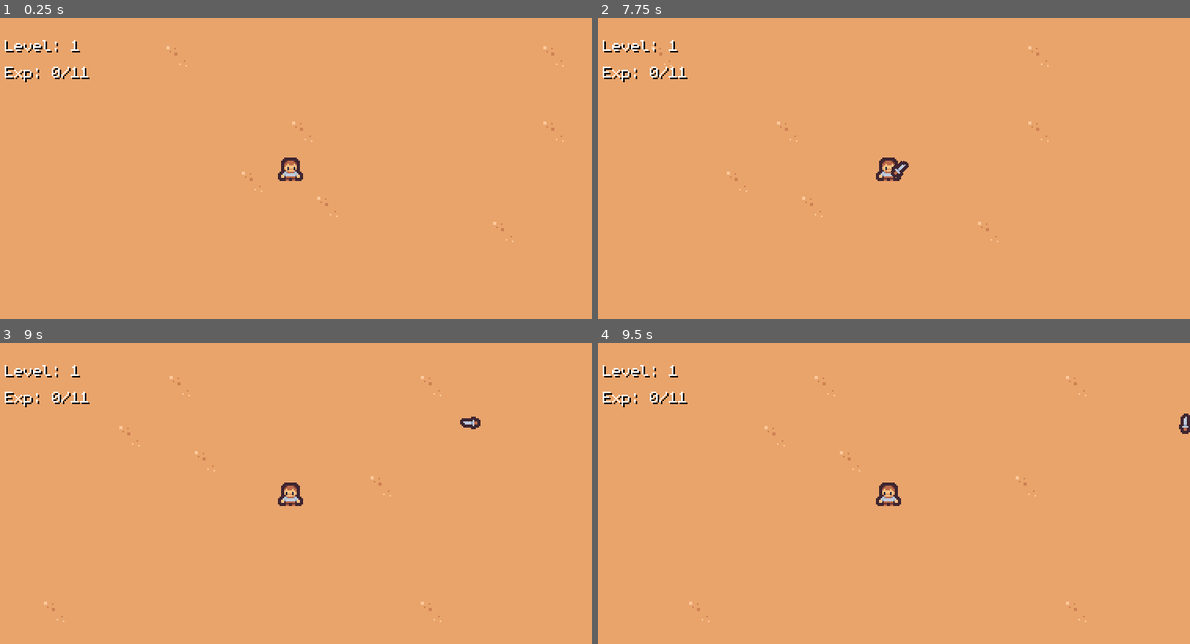
Above: before the commit, frames 1-4 (two rows, left to right).
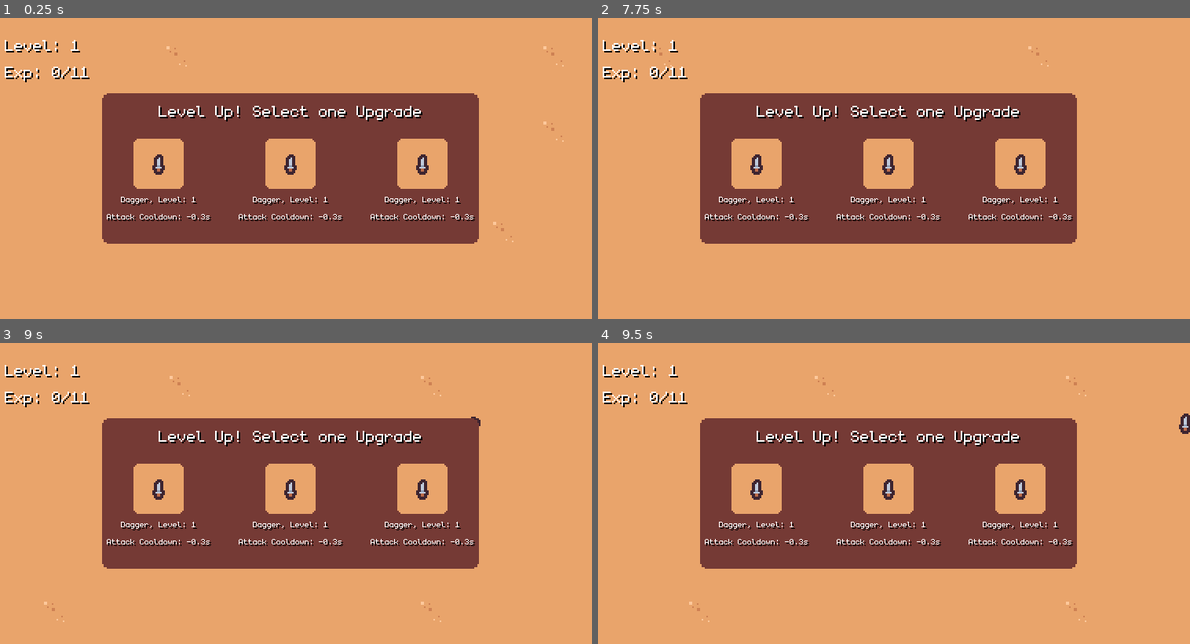
Above: after the commit, the same moments.

Repository: Bandeiraa/vampire_survivors_clone
Game: Godot game, scene res://scenes/management/game_level.tscn
Two runs of this game, one before a commit and one after it. Both use one fixed random seed, a clock stepped at 60 frames per second and the inputs below.
Inputs:
- Up to frame 1 (0.25 s): no input
- Up to frame 2 (7.75 s): tap Enter at 0.5 s; hold Right (ui_right) 0.53-1.28 s; hold Down (ui_down) 1.28-2.03 s; hold Right (ui_right) 2.03-2.78 s; hold Up (ui_up) 2.78-3.53 s; hold Left (ui_left) 3.53-5.03 s; hold Down (ui_down) 5.03-5.78 s; hold Right (ui_right) 5.78-6.53 s; hold Up (ui_up) 6.53-7.28 s; hold Right (ui_right) from 7.28 s (still down)
- Up to frame 3 (9 s): release Right (ui_right) at 8.03 s; hold Down (ui_down) 8.03-8.78 s; hold Left (ui_left) from 8.78 s (still down)
- Up to frame 4 (9.5 s): keep holding Left (ui_left)

The runs differ from the first frame. In frame 1, 28% of the frame differs, in the area x 17-81%, y 25-75%; in frame 2, 28%; in frame 3, 28%; in frame 4, 28%.

Commit message:
level up spell container

Diff:
--- /dev/null
+++ b/scenes/management/exp_container.tscn
@@ -0,0 +1,35 @@
+[gd_scene load_steps=3 format=2]
+
+[ext_resource path="res://assets/font/monogram.ttf" type="DynamicFontData" id=1]
+
+[sub_resource type="DynamicFont" id=1]
+font_data = ExtResource( 1 )
+
+[node name="ExpContainer" type="Control"]
+anchor_right = 1.0
+anchor_bottom = 1.0
+
+[node name="VContainer" type="VBoxContainer" parent="."]
+margin_left = 10.0
+margin_top = 10.0
+margin_right = 80.0
+margin_bottom = 30.0
+
+[node name="Level" type="Label" parent="VContainer"]
+margin_right = 80.0
+margin_bottom = 13.0
+rect_min_size = Vector2( 80, 0 )
+custom_colors/font_color_shadow = Color( 0, 0, 0, 1 )
+custom_fonts/font = SubResource( 1 )
+text = "Level: 100"
+valign = 1
+
+[node name="CurrentExp" type="Label" parent="VContainer"]
+margin_top = 17.0
+margin_right = 80.0
+margin_bottom = 30.0
+rect_min_size = Vector2( 80, 0 )
+custom_colors/font_color_shadow = Color( 0, 0, 0, 1 )
+custom_fonts/font = SubResource( 1 )
+text = "Exp: 0/36"
+valign = 1
--- a/scenes/management/interface.tscn
+++ b/scenes/management/interface.tscn
@@ -1,39 +1,12 @@
 [gd_scene load_steps=4 format=2]
 
-[ext_resource path="res://assets/font/monogram.ttf" type="DynamicFontData" id=1]
+[ext_resource path="res://scenes/management/exp_container.tscn" type="PackedScene" id=1]
 [ext_resource path="res://scripts/management/interface.gd" type="Script" id=2]
-
-[sub_resource type="DynamicFont" id=1]
-font_data = ExtResource( 1 )
+[ext_resource path="res://scenes/management/level_up_container.tscn" type="PackedScene" id=3]
 
 [node name="Interface" type="CanvasLayer" groups=["interface"]]
 script = ExtResource( 2 )
 
-[node name="ExpContainer" type="Control" parent="."]
-anchor_right = 1.0
-anchor_bottom = 1.0
+[node name="ExpContainer" parent="." instance=ExtResource( 1 )]
 
-[node name="VContainer" type="VBoxContainer" parent="ExpContainer"]
-margin_left = 10.0
-margin_top = 10.0
-margin_right = 80.0
-margin_bottom = 30.0
-
-[node name="Level" type="Label" parent="ExpContainer/VContainer"]
-margin_right = 80.0
-margin_bottom = 13.0
-rect_min_size = Vector2( 80, 0 )
-custom_colors/font_color_shadow = Color( 0, 0, 0, 1 )
-custom_fonts/font = SubResource( 1 )
-text = "Level: 100"
-valign = 1
-
-[node name="CurrentExp" type="Label" parent="ExpContainer/VContainer"]
-margin_top = 17.0
-margin_right = 80.0
-margin_bottom = 30.0
-rect_min_size = Vector2( 80, 0 )
-custom_colors/font_color_shadow = Color( 0, 0, 0, 1 )
-custom_fonts/font = SubResource( 1 )
-text = "Exp: 0/36"
-valign = 1
+[node name="LevelUpContainer" parent="." instance=ExtResource( 3 )]
--- /dev/null
+++ b/scenes/management/level_up_container.tscn
@@ -0,0 +1,65 @@
+[gd_scene load_steps=5 format=2]
+
+[ext_resource path="res://assets/interface/spell_background_container.png" type="Texture" id=1]
+[ext_resource path="res://scenes/management/spell_slot.tscn" type="PackedScene" id=2]
+[ext_resource path="res://assets/font/monogram.ttf" type="DynamicFontData" id=3]
+
+[sub_resource type="DynamicFont" id=2]
+font_data = ExtResource( 3 )
+
+[node name="LevelUpContainer" type="Control"]
+anchor_right = 1.0
+anchor_bottom = 1.0
+
+[node name="BackgroundTexture" type="TextureRect" parent="."]
+anchor_left = 0.5
+anchor_top = 0.5
+anchor_right = 0.5
+anchor_bottom = 0.5
+margin_left = -120.0
+margin_top = -48.0
+margin_right = 120.0
+margin_bottom = 48.0
+texture = ExtResource( 1 )
+
+[node name="LevelUpText" type="Label" parent="BackgroundTexture"]
+anchor_left = 0.5
+anchor_right = 0.5
+margin_left = -84.0
+margin_top = 4.0
+margin_right = 84.0
+margin_bottom = 14.0
+custom_colors/font_color_shadow = Color( 0, 0, 0, 1 )
+custom_fonts/font = SubResource( 2 )
+text = "Level Up! Select one Upgrade"
+align = 1
+valign = 1
+
+[node name="HContainer" type="HBoxContainer" parent="BackgroundTexture"]
+anchor_left = 0.5
+anchor_top = 1.0
+anchor_right = 0.5
+anchor_bottom = 1.0
+margin_left = -124.0
+margin_top = -67.0
+margin_right = 124.0
+
+[node name="SpellSlot1" type="VBoxContainer" parent="BackgroundTexture/HContainer" instance=ExtResource( 2 )]
+margin_right = 80.0
+margin_bottom = 67.0
+rect_min_size = Vector2( 48, 0 )
+alignment = 1
+
+[node name="SpellSlot2" type="VBoxContainer" parent="BackgroundTexture/HContainer" instance=ExtResource( 2 )]
+margin_left = 84.0
+margin_right = 164.0
+margin_bottom = 67.0
+rect_min_size = Vector2( 48, 0 )
+alignment = 1
+
+[node name="SpellSlot3" type="VBoxContainer" parent="BackgroundTexture/HContainer" instance=ExtResource( 2 )]
+margin_left = 168.0
+margin_right = 248.0
+margin_bottom = 67.0
+rect_min_size = Vector2( 48, 0 )
+alignment = 1
--- /dev/null
+++ b/scenes/management/spell_slot.tscn
@@ -0,0 +1,60 @@
+[gd_scene load_steps=5 format=2]
+
+[ext_resource path="res://assets/spell/dagger.png" type="Texture" id=1]
+[ext_resource path="res://assets/interface/slot_background.png" type="Texture" id=2]
+[ext_resource path="res://assets/font/monogram.ttf" type="DynamicFontData" id=3]
+
+[sub_resource type="DynamicFont" id=1]
+size = 8
+font_data = ExtResource( 3 )
+
+[node name="SpellSlot" type="VBoxContainer"]
+margin_right = 66.0
+margin_bottom = 54.0
+rect_min_size = Vector2( 80, 0 )
+alignment = 1
+
+[node name="SpellTexture" type="HBoxContainer" parent="."]
+margin_right = 80.0
+margin_bottom = 32.0
+alignment = 1
+
+[node name="ContainerBackground" type="TextureRect" parent="SpellTexture"]
+margin_left = 24.0
+margin_right = 56.0
+margin_bottom = 32.0
+texture = ExtResource( 2 )
+
+[node name="SpellTexture" type="TextureRect" parent="SpellTexture/ContainerBackground"]
+anchor_left = 0.5
+anchor_top = 0.5
+anchor_right = 0.5
+anchor_bottom = 0.5
+margin_left = -8.0
+margin_top = -8.0
+margin_right = 8.0
+margin_bottom = 8.0
+rect_min_size = Vector2( 16, 16 )
+texture = ExtResource( 1 )
+expand = true
+
+[node name="SpellName" type="Label" parent="."]
+margin_top = 36.0
+margin_right = 80.0
+margin_bottom = 43.0
+custom_colors/font_color_shadow = Color( 0, 0, 0, 1 )
+custom_fonts/font = SubResource( 1 )
+text = "Dagger, Level: 1"
+align = 1
+valign = 1
+
+[node name="SpellBuff" type="Label" parent="."]
+margin_top = 47.0
+margin_right = 80.0
+margin_bottom = 67.0
+rect_min_size = Vector2( 80, 20 )
+custom_colors/font_color_shadow = Color( 0, 0, 0, 1 )
+custom_fonts/font = SubResource( 1 )
+text = "Attack Cooldown: -0.3s"
+align = 1
+autowrap = true
Binary file added: assets/interface/slot_background.png
Not shown, added: assets/interface/slot_background.png.import
Binary file added: assets/interface/spell_background_container.png
Not shown, added: assets/interface/spell_background_container.png.import
